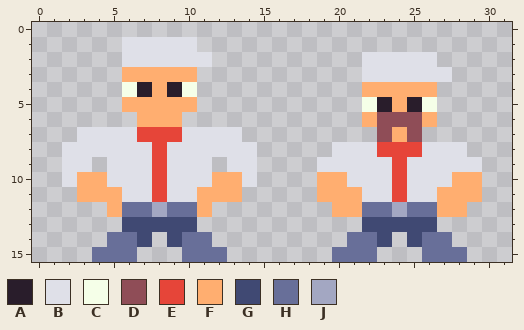
Pixel-art sprite: Assets/Sprites/Characters/Guards.png. That is the earlier state.
The file is 32x16 pixels.
Palette (. is transparent): A #291d2b  B #dfe0e8  C #f5ffe8  D #8f4d57  E #e64539  F #ffae70  G #404973  H #686f99  J #a3a7c2
Pixels before, first column x 2:
 1 ....BBBBB...................
 2 ....BBBBBB..........BBBBB...
 3 ....FFFFF...........BBBBBB..
 4 ....CAFAC...........FFFFF...
 5 ....FFFFF...........CAFAC...
 6 .....FFF............FDDDF...
 7 .BBBBEEEBBBB.........DFD....
 8 BBBBBBEBBBBBB.....BBBEEEBBB.
 9 BB.BBBEBBB.BB....BBBBBEBBBBB
10 BFFBBBEBBBFFB....FFBBBEBBBFF
11 .FFFBBEBBFFF.....FFFBBEBBFFF
12 ...FHHJHHF........FFHHJHHFF.
13 ....GGGGG...........GGGGG...
14 ...HHG.GHH.........HHG.GHH..
15 ..HHH...HHH.......HHH...HHH.
Once edited:
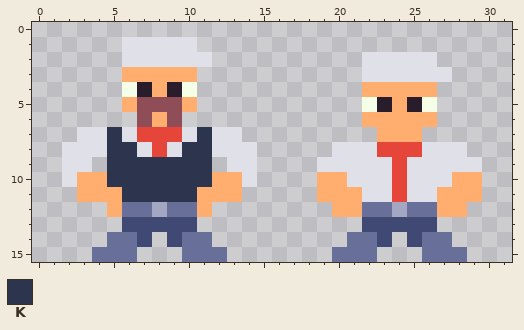
Colours new in this view: K #2c354d
Change:
Changed rows in their new state; - is an unchanged pixel.
first column x 5:
 5 --DDD----------------
 6 --D-D-------------FFF
 7 K-----K-----------F-F
 8 KK---KK--------------
 9 KKKKKKK--------------
10 KKKKKKK--------------
11 -KKKKK---------------
